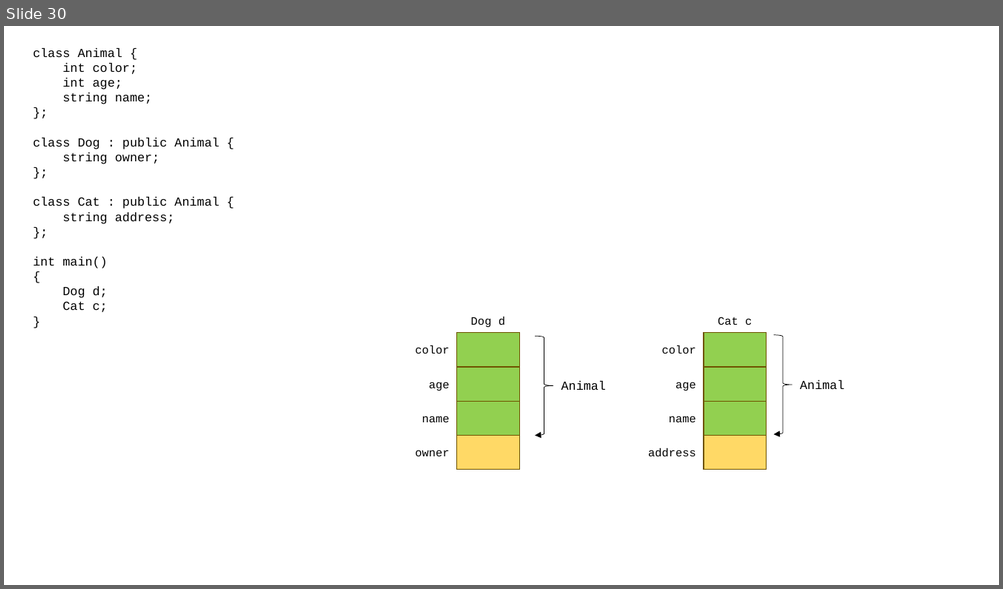
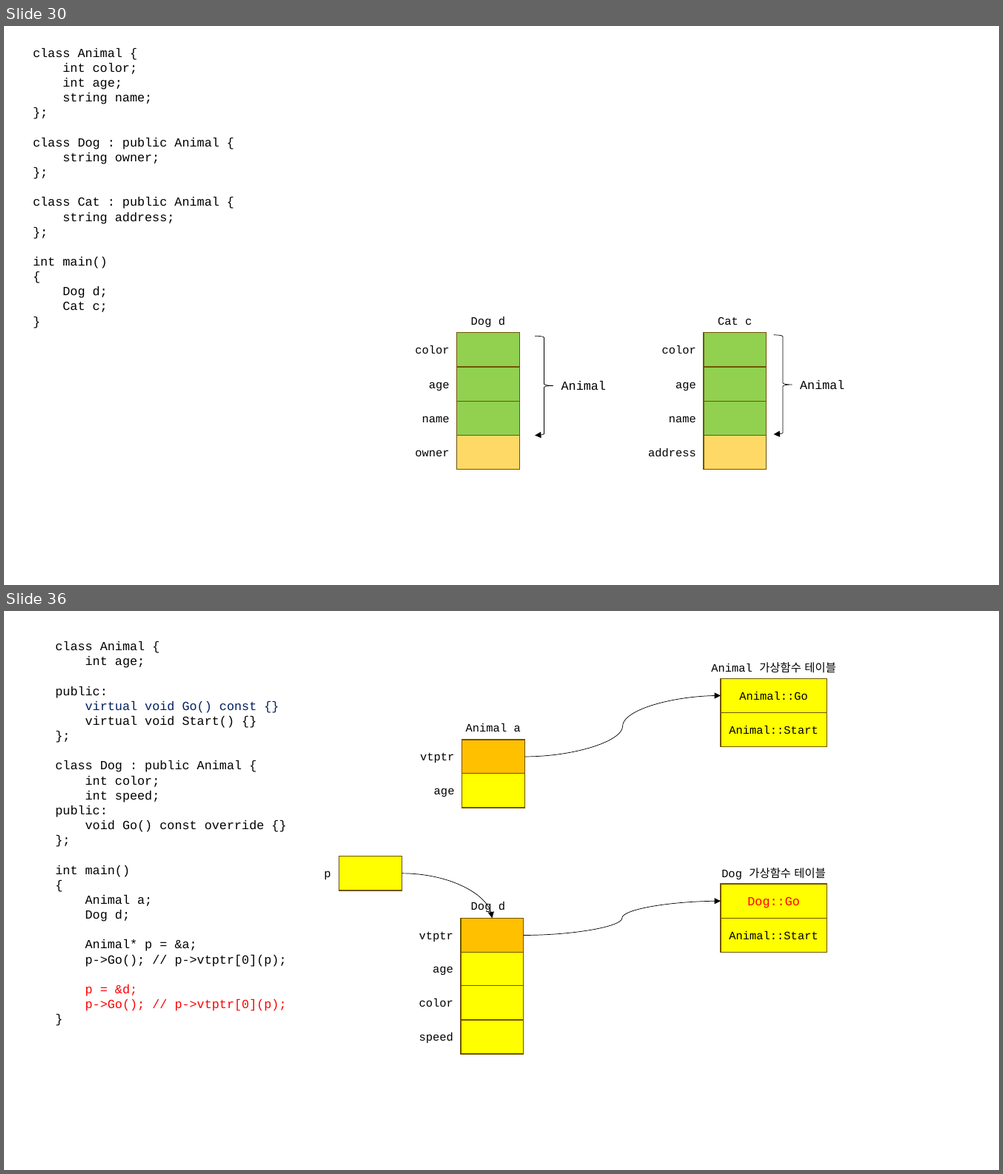
Before and after one commit to loopinf/hyundai_230612, a slide deck: 230612.pptx. Shown one above the other, each under a label of ours: slide 30 before the commit, slides 30 and 36 after it; the slides between them are not shown. The pictures are 1003x589 and 1003x1174 pixels, drawn with LibreOffice and Linux fonts; fonts in the diff are those of the drawing. Boxes give left, top, right and bottom in pixels: in the first picture for what was removed or moved away, otherwise in the second. Text is boxed around its words. In the diff, an @@ line names an element or a change of style, - is before the commit and + after.

```diff
--- a/230612.pptx
+++ b/230612.pptx
@@ slide 36 added at [4, 611, 999, 1170], background #FFFFFF @@
@@ text added at [55, 641, 287, 1011], 12 pt, text #000000 @@
+class Animal {
+int age;
+public:
+virtual void Go() const {}
+virtual void Start() {}
+};
+class Dog : public Animal {
+int color;
+int speed;
+public:
+void Go() const override {}
+};
+int main()
+{
+Animal a;
+Dog d;
+Animal* p = &a;
+p->Go(); // p->vtptr[0](p);
+p = &d;
+p->Go(); // p->vtptr[0](p);
+}
@@ text added at [711, 662, 836, 673], 11 pt, text #000000 @@
+Animal 가상함수 테이블
@@ curved arrow added from (525, 757) to (720, 696), #000000 0.5 pt @@
@@ rectangle added at [720, 679, 826, 713], fill #FFFF00, outline #705400 1 pt, 11 pt, text #000000 @@
+Animal::Go
@@ rectangle added at [720, 712, 826, 747], fill #FFFF00, outline #705400 1 pt, 11 pt, text #000000 @@
+Animal::Start
@@ rectangle added at [462, 739, 525, 774], fill #FFC000, outline #705400 1 pt @@
@@ text added at [466, 723, 521, 732], 11 pt, text #000000 @@
+Animal a
@@ text added at [420, 752, 454, 763], 11 pt, text #000000 @@
+vtptr
@@ text added at [434, 788, 455, 797], 11 pt, text #000000 @@
+age
@@ rectangle added at [462, 774, 525, 808], fill #FFFF00, outline #705400 1 pt @@
@@ text added at [324, 871, 330, 880], 11 pt, text #000000 @@
+p
@@ rectangle added at [339, 857, 401, 891], fill #FFFF00, outline #705400 1 pt @@
@@ curved arrow added from (401, 874) to (492, 918), #000000 0.5 pt @@
@@ text added at [721, 868, 825, 880], 11 pt, text #000000 @@
+Dog 가상함수 테이블
@@ rectangle added at [720, 884, 826, 918], fill #FFFF00, outline #705400 1 pt, 12 pt, text #FF0000 @@
+Dog::Go
@@ rectangle added at [461, 918, 523, 953], fill #FFC000, outline #705400 1 pt @@
@@ text added at [471, 901, 505, 913], 11 pt, text #000000 @@
+Dog d
@@ curved arrow added from (523, 936) to (720, 901), #000000 0.5 pt @@
@@ rectangle added at [720, 918, 826, 953], fill #FFFF00, outline #705400 1 pt, 11 pt, text #000000 @@
+Animal::Start
@@ text added at [419, 931, 453, 942], 11 pt, text #000000 @@
+vtptr
@@ rectangle added at [461, 952, 523, 986], fill #FFFF00, outline #705400 1 pt @@
@@ text added at [432, 966, 453, 975], 11 pt, text #000000 @@
+age
@@ rectangle added at [461, 986, 523, 1021], fill #FFFF00, outline #705400 1 pt @@
@@ text added at [419, 999, 453, 1007], 11 pt, text #000000 @@
+color
@@ rectangle added at [461, 1020, 523, 1054], fill #FFFF00, outline #705400 1 pt @@
@@ text added at [419, 1033, 453, 1044], 11 pt, text #000000 @@
+speed
```
Also in this commit, not shown: 5 other slides added, 1 other file.
